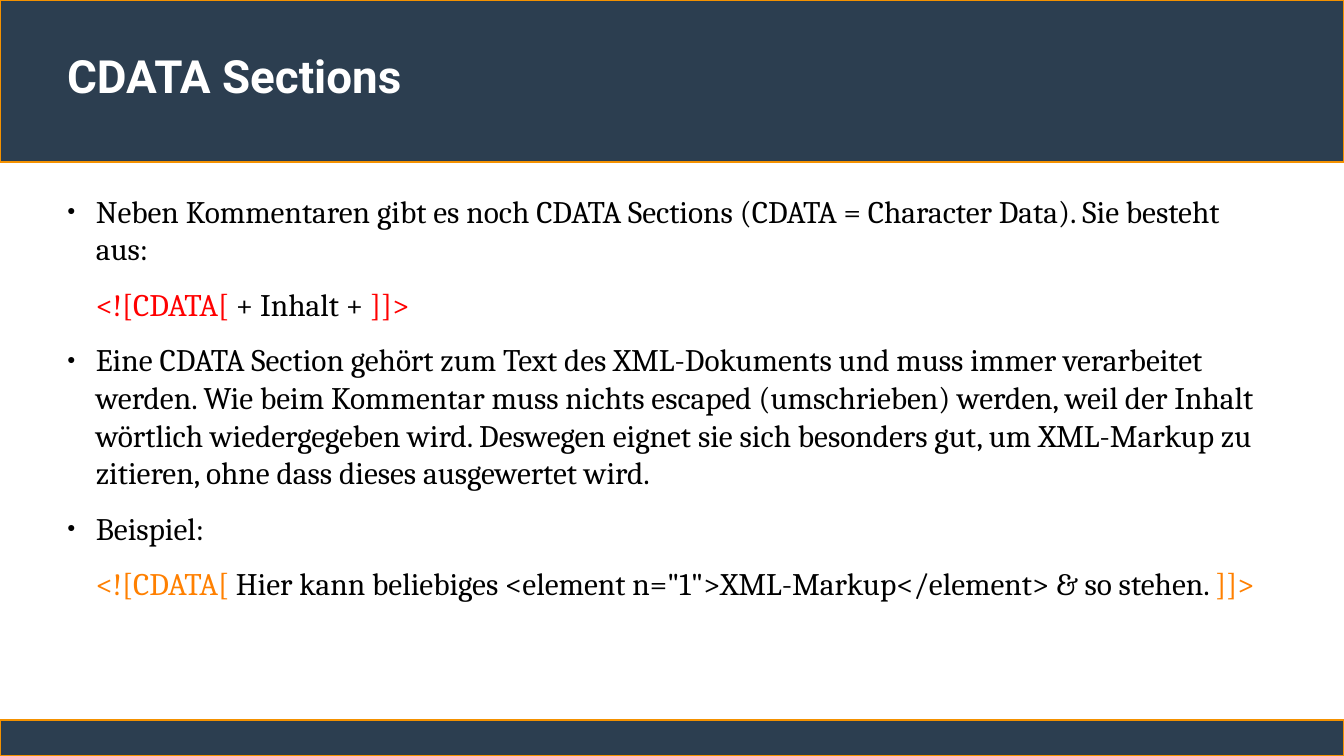
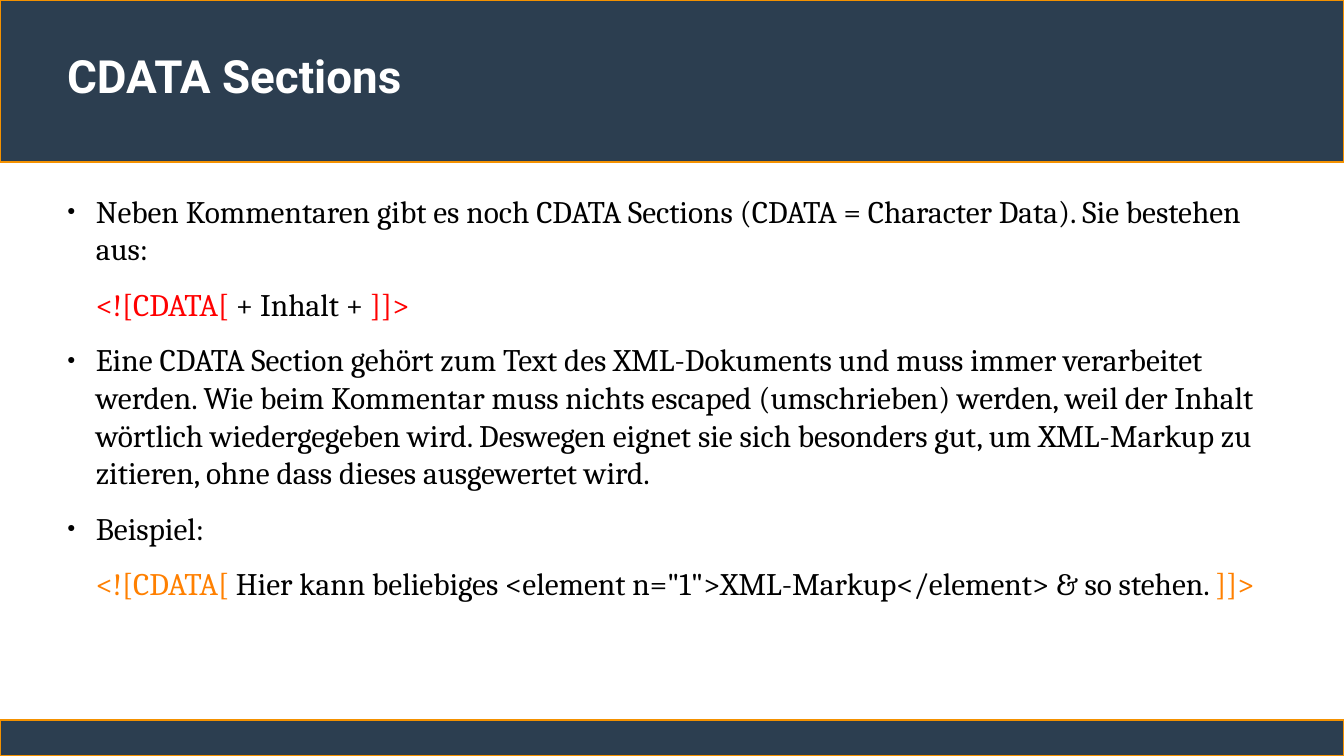
Before and after one commit to ChristianSonderUniSG/xml-kurs, a slide deck: slide 8 of sitzung_2/sitzung_2.odp. Drawn at 1344x756 pixels with LibreOffice and Linux fonts; fonts in the diff are those of the drawing. Boxes give left, top, right and bottom in pixels: in the first picture for what was removed or moved away, otherwise in the second. Text is boxed around its words. In the diff, an @@ line names an element or a change of style, - is before the commit and + after.

```diff
--- a/sitzung_2/sitzung_2.odp
+++ b/sitzung_2/sitzung_2.odp
@@ text at [96,201,1241,261]: text changed @@
-● Neben Kommentaren gibt es noch CDATA Sections (CDATA = Character Data). Sie besteht aus:
+● Neben Kommentaren gibt es noch CDATA Sections (CDATA = Character Data). Sie bestehen aus:
```
Also in this commit, not shown: 15 other slides changed, 1 other file.
